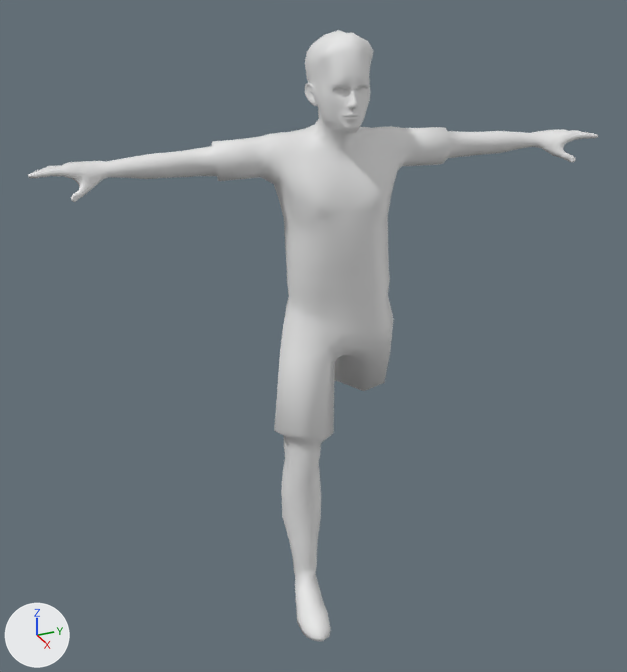
The OBJ model res/playerAnim/player_000026.obj as it was, and as the next commit left it.
One viewpoint serves both versions: a camera (50 mm lens) standing at (11.23, -5.37, 5.56) and looking at (-0.47, -0.1, -0.29). Arrows for +X, +Y and +Z are at lower left; the lights stay in place. Where no turn or scale is listed for an object, it has been applied to the vertices.

Objects in the first picture: 'soccerplayer_mesh'.
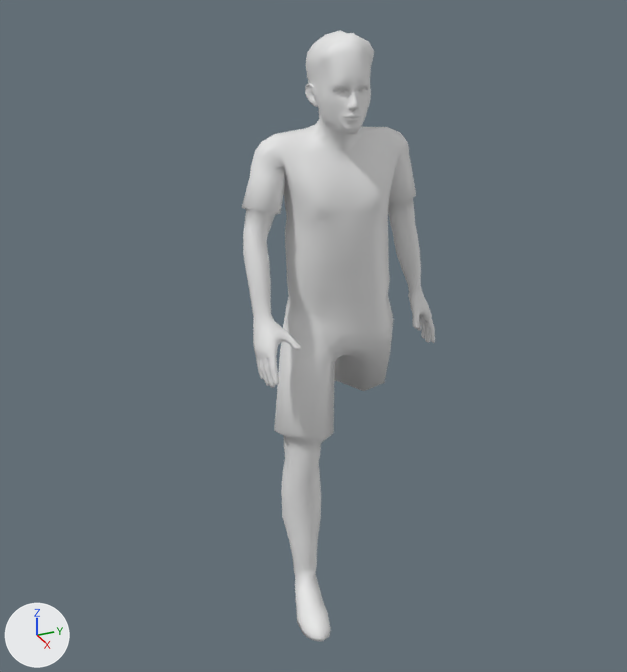
What changed in the scene script:
```text
Change me_soccerplayer_mesh:
    used by ob_soccerplayer_mesh; location = (0.0, 0.0, 0.0)
    remove me_soccerplayer_mesh.from_pydata(...)  # 2430 vertices, 4792 faces; spans x -3.48..2.21, y -4.19..4.16, z -4.21..4.46
    add me_soccerplayer_mesh.from_pydata(...)  # 2430 vertices, 4792 faces; spans x -3.48..2.21, y -1.6..1.6, z -4.21..4.46
    me_soccerplayer_mesh part 1: 1912 of 2430 vertices moved; they spanned x -0.62..0.93, y -4.19..4.16, z 1.07..4.46 and now span x -0.46..1.36, y -1.6..1.6, z -0.37..4.46; mean shift (0.27, 0.0, -1.23); largest move (-0.39, -4.18, 2.79) -> (1.21, -1.51, -0.11)
```

Changed parts and their boxes [x1, y1, x2, y2] in the pictures (627 x 672 px; the box of a moved part takes in the faces that stretch with it):
'soccerplayer_mesh', reshaped (66% narrower): before [28, 30, 598, 641]; after [242, 30, 435, 641]
part 1 of me_soccerplayer_mesh, moved or reshaped: before [28, 30, 598, 258]; after [242, 30, 435, 388]
